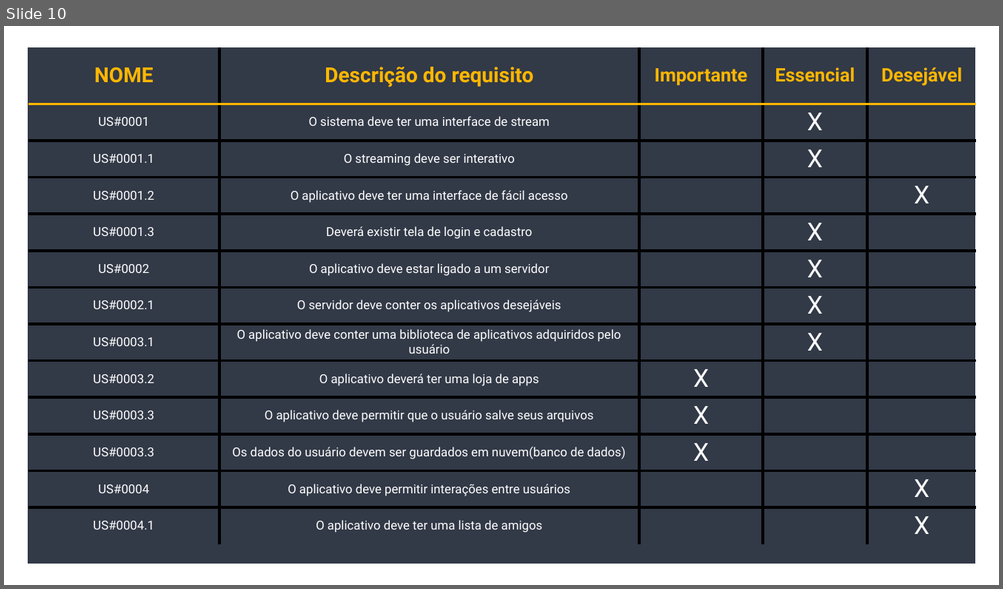
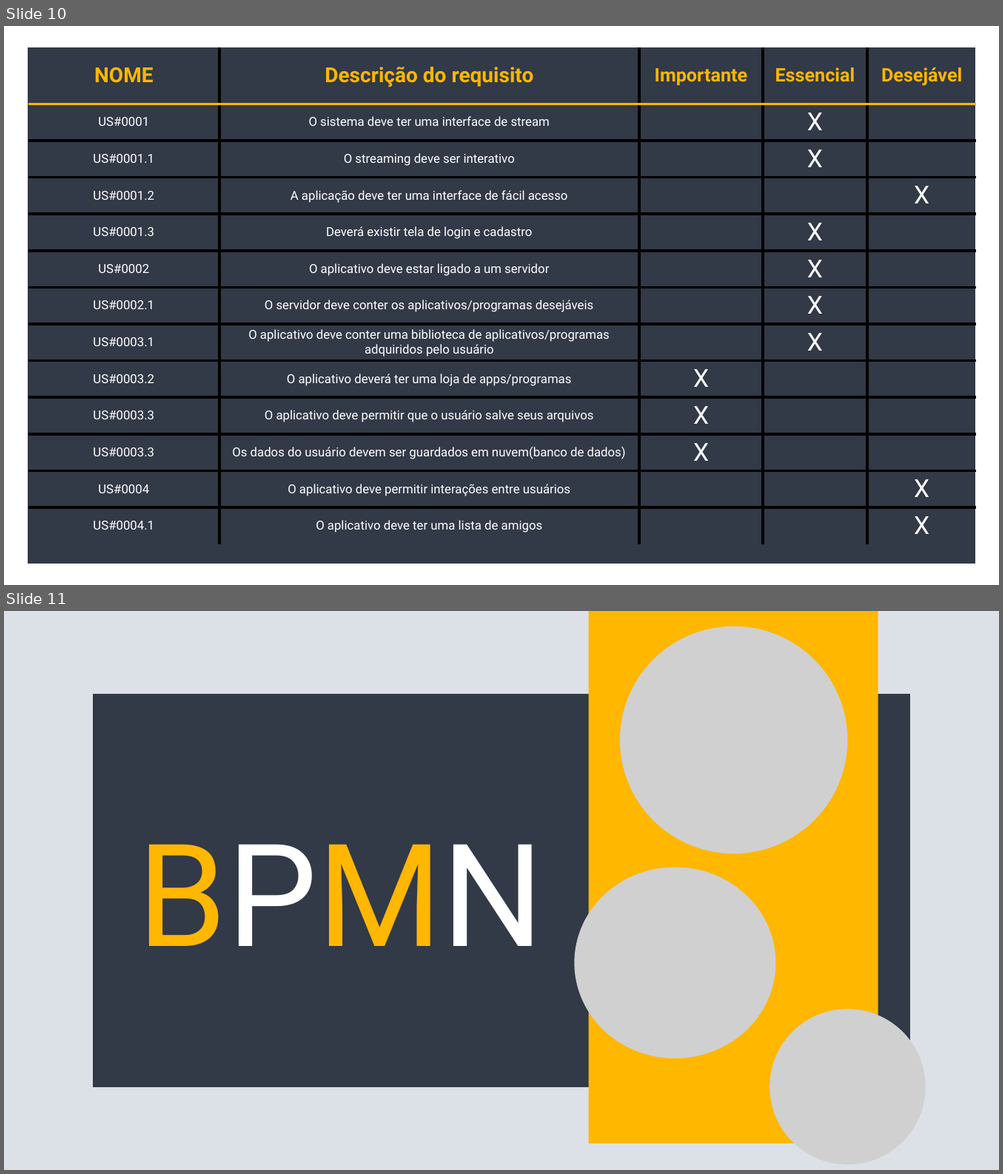
Before and after one commit to henrique-zigon/primeiro-repositorio, a slide deck: Analise_de_Sistemas/trabalho individual.pptx. Shown one above the other, each under a label of ours: slide 10 before the commit, slides 10 and 11 after it. The pictures are 1003x589 and 1003x1174 pixels, drawn with LibreOffice and Linux fonts; fonts in the diff are those of the drawing; grey boxes stand for pictures. Boxes give left, top, right and bottom in pixels: in the first picture for what was removed or moved away, otherwise in the second. Text is boxed around its words. In the diff, an @@ line names an element or a change of style, - is before the commit and + after.

```diff
--- a/Analise_de_Sistemas/trabalho individual.pptx
+++ b/Analise_de_Sistemas/trabalho individual.pptx
@@ slide 11 added at <box>4,611,999,1170</box>, background #DCE1E7 @@
@@ rectangle added at <box>588,611,878,1144</box>, fill #FFB700 @@
@@ picture added at <box>620,626,847,854</box> @@
@@ rectangle added at <box>94,695,910,1088</box>, fill #323947, outline #323947 1 pt @@
@@ text added at <box>138,844,544,946</box>, 138 pt, text #FFB700 @@
+BPMN
@@ picture added at <box>574,868,776,1059</box> @@
@@ picture added at <box>769,1009,925,1165</box> @@
@@ slide 10 changed as well @@
@@ table at <box>28,47,976,551</box> @@
-row 4, column 2: O aplicativo deve ter uma interface de fácil acesso
+row 4, column 2: A aplicação deve ter uma interface de fácil acesso
-row 7, column 2: O servidor deve conter os aplicativos desejáveis
+row 7, column 2: O servidor deve conter os aplicativos/programas desejáveis
-row 8, column 2: O aplicativo deve conter uma biblioteca de aplicativos adquiridos pelo usuário
+row 8, column 2: O aplicativo deve conter uma biblioteca de aplicativos/programas adquiridos pelo usuário
-row 9, column 2: O aplicativo deverá ter uma loja de apps
+row 9, column 2: O aplicativo deverá ter uma loja de apps/programas
```
Also in this commit, not shown: 9 other slides changed, 19 other slides added, 6 other files.
